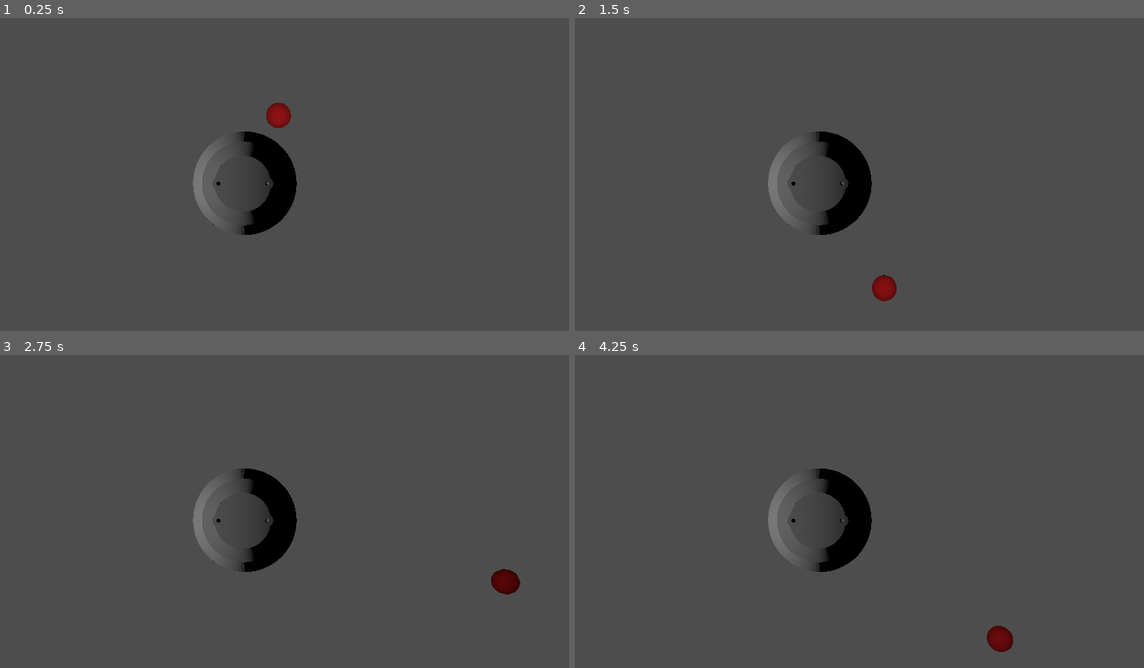
Above: before the commit, frames 1-4 (two rows, left to right).
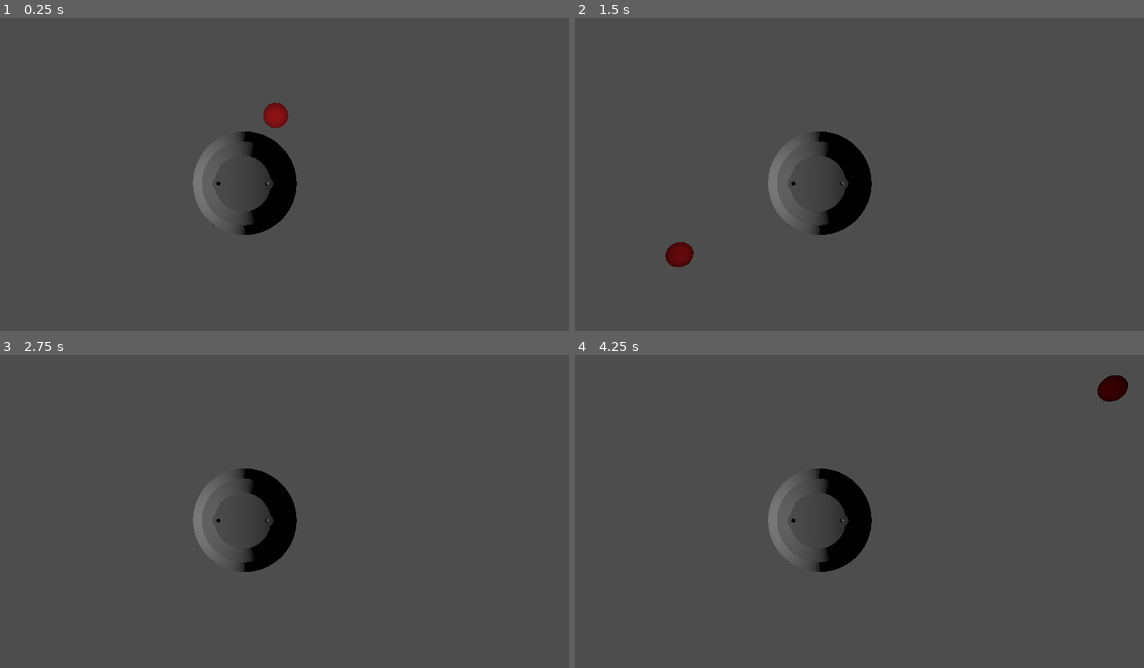
Above: after the commit, the same moments.

Repository: FrancescoDefulgentiis/P.A.L.L.E.
Game: Godot game, scene res://Test.tscn
The game is run twice, just before and just after one commit, with the same random seed, the same clock (stepped at 60 frames per second) and the same inputs.
Inputs:
- Up to frame 1 (0.25 s): no input
- Up to frame 2 (1.5 s): no input
- Up to frame 3 (2.75 s): no input
- Up to frame 4 (4.25 s): no input

The runs differ from the first frame. In frame 1, less than 0.1% of the frame differs, in the area x 46-52%, y 26-36%; in frame 2, 0.6%; in frame 3, 0.3%; in frame 4, 0.7%, in the area x 72-98%, y 6-95%.

Commit message:
debugging

Diff:
--- a/p.a.l.l.e/Test.tscn
+++ b/p.a.l.l.e/Test.tscn
@@ -42,7 +42,7 @@
 transform = Transform3D(1, 0, 0, 0, 0.999883, -0.0153059, 0, 0.0153059, 0.999883, -0.0397538, -0.0596608, 0.0285665)
 
 [node name="palla" parent="." instance=ExtResource("1_dqlmd")]
-transform = Transform3D(1, 0, 0, 0, 1, 0, 0, 0, 1, 0.271746, 0.98159, 0)
+transform = Transform3D(1, 0, 0, 0, 1, 0, 0, 0, 1, 0.249976, 0.98159, 0)
 
 [node name="Bumper" parent="." instance=ExtResource("2_oy21u")]
 transform = Transform3D(-4.37114e-08, 0, 1, 0, 1, 0, -1, 0, -4.37114e-08, 0.0259423, 0.194481, 0.00213055)
--- a/p.a.l.l.e/scripts/bumper.gd
+++ b/p.a.l.l.e/scripts/bumper.gd
@@ -11,23 +11,25 @@
 	pass
 
 
-const SPEED_MULTIPLIER = 10 # Increase speed by 50%
+const SPEED_MULTIPLIER = 2
 
 func velocity_evaluate(Velocity : Vector3 , Position: Vector3)-> Vector3:
 	print("evaluating_trajegtory")
-	var new_velocity : Vector3
-	var radius=$CollisionShape3D.shape.radius
-	print("ball position: " ,Position)
-	var angle=atan2(Position.y,Position.x)
-	angle=(angle*180)/3.14
-	Velocity.x=(Velocity.x*cos(angle)+Velocity.y*cos(angle))*SPEED_MULTIPLIER
-	Velocity.y=(Velocity.x*sin(angle)+Velocity.y*sin(angle))
-	Velocity.z=0
-	return Velocity
+	var New_velocity : Vector3
+	print("ball position x", Position.x)
+	print("ball position y", Position.y)
+	print("ball position z", Position.z)
+
+	var Angle=atan2(Position.y,Position.z)
+	print("collision angle: " ,rad_to_deg(Angle))
+	var New_velocity_x = (Velocity.x * cos(Angle) - Velocity.y * sin(Angle)) * SPEED_MULTIPLIER
+	var New_velocity_y = (Velocity.x * sin(Angle) + Velocity.y * cos(Angle)) * SPEED_MULTIPLIER
+
+	return Vector3(New_velocity_x, New_velocity_y, 0)
 
 func _on_body_entered(body):
 		print("body entered")
-		var normal = to_local(body.global_position) # Adjust the normal based on collision direction
-		var incoming_velocity = body.linear_velocity
-		var new_velocity=velocity_evaluate(incoming_velocity,normal)
-		body.linear_velocity=new_velocity
+		var Position = to_local(body.global_position)
+		var Incoming_velocity = body.linear_velocity
+		var New_velocity=velocity_evaluate(Incoming_velocity,Position)
+		body.linear_velocity=New_velocity
